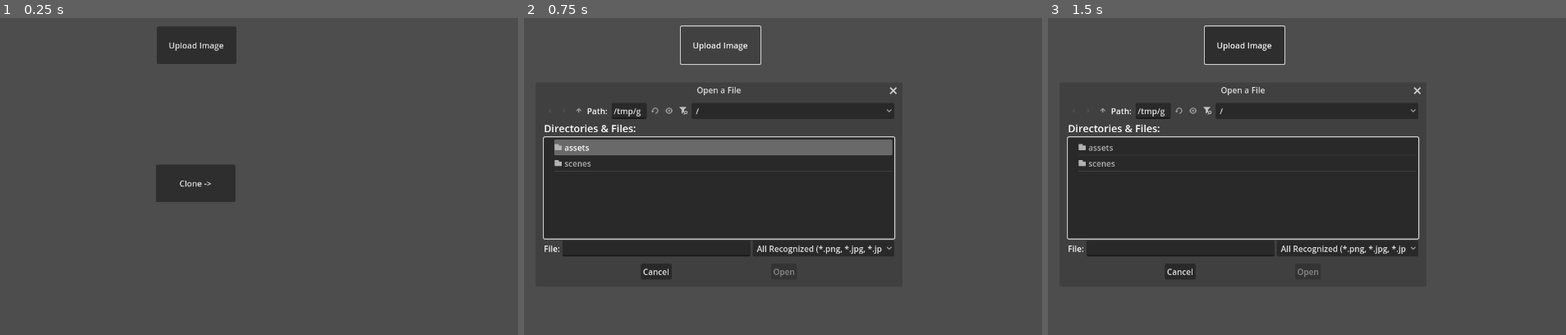
Above: before the commit, frames 1-3 (left to right).
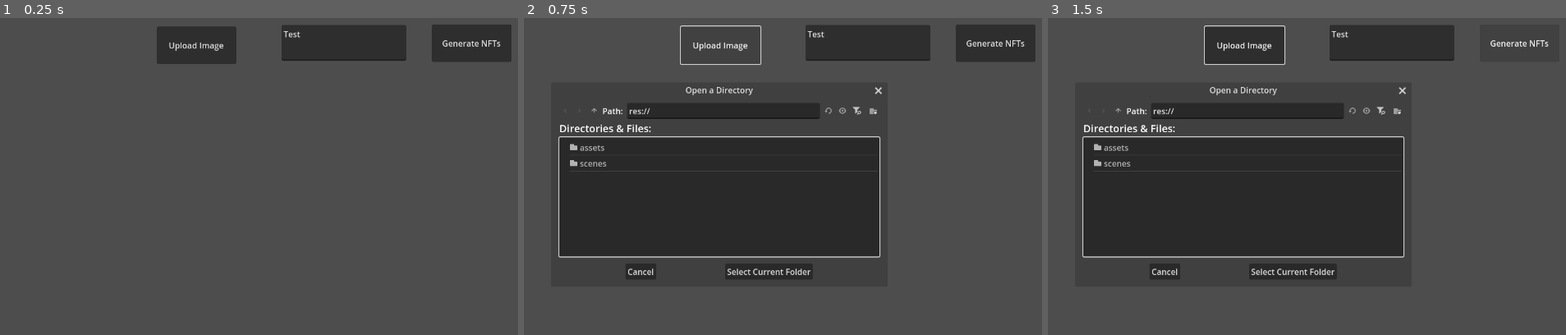
Above: after the commit, the same moments.

Repository: mmaxwellgaming777/NFTGenerationGodotApp
Game: Godot game, scene res://scenes/main.tscn
Same seed, same stepped clock (60 frames per second), same inputs: the game is played once before the commit and once after it.
Inputs:
- Up to frame 1 (0.25 s): no input
- Up to frame 2 (0.75 s): click "Upload Image" at 0.5 s
- Up to frame 3 (1.5 s): click "Clone ->" (after the commit: "Generate NFTs") at 1.25 s

The runs differ from the first frame. In frame 1, 6.2% of the frame differs, in the area x 30-99%, y 2-59%; in frame 2, 11%, in the area x 3-99%, y 2-82%; in frame 3, 6.4%.

Commit message:
Added a generate button that transfers the texturerects texture to a png and saves it on chosen file system directory. Having issue with choosing a file now with the native file dialog.

Diff:
--- a/scenes/main.tscn
+++ b/scenes/main.tscn
@@ -26,12 +26,23 @@
 offset_bottom = 112.0
 text = "Upload Image"
 
+[node name="NFTCollectionName" type="TextEdit" parent="."]
+offset_left = 808.0
+offset_top = 36.0
+offset_right = 1051.0
+offset_bottom = 106.0
+text = "Test"
+placeholder_text = "Enter a name for the collection"
+wrap_mode = 1
+
 [node name="CloneButton" type="Button" parent="."]
-offset_left = 563.0
-offset_top = 308.0
-offset_right = 718.0
-offset_bottom = 381.0
-text = "Clone ->"
+offset_left = 1101.0
+offset_top = 35.0
+offset_right = 1256.0
+offset_bottom = 108.0
+text = "Generate NFTs"
+
+[node name="SaveDialog" type="FileDialog" parent="."]
 
 [node name="ClonedTextureRect" type="TextureRect" parent="."]
 offset_left = 805.0
--- a/scenes/uploadImage.gd
+++ b/scenes/uploadImage.gd
@@ -1,20 +1,33 @@
 extends Node2D
 
-@onready var file_dialog = $FileDialog
+@onready var upload_file_dialog = $FileDialog
 @onready var og_texture_rect = $OgTextureRect
 @onready var cloned_texture_rect = $ClonedTextureRect
 @onready var color_change_module = $ColorChangeModule
 @onready var nft_container = $NFTContainer
+@onready var nft_collection_name = $NFTCollectionName
+@onready var save_dialog = $SaveDialog
 
 var NFTLayer = 0
 var NFTCount = 1
 
 func _ready():
-	file_dialog.access = FileDialog.ACCESS_FILESYSTEM
-	file_dialog.file_mode = FileDialog.FILE_MODE_OPEN_FILE
-	file_dialog.filters = ["*.png ; PNG Images", "*.jpg ; JPEG Images", "*.jpeg ; JPEG Images"]
-	file_dialog.current_dir = OS.get_system_dir(OS.SYSTEM_DIR_DOCUMENTS)
-	file_dialog.connect("file_selected", _on_file_selected)
+	upload_file_dialog.file_mode = FileDialog.ACCESS_FILESYSTEM
+	upload_file_dialog.access = FileDialog.FILE_MODE_OPEN_FILE
+	upload_file_dialog.use_native_dialog = true
+	upload_file_dialog.current_dir = OS.get_system_dir(OS.SYSTEM_DIR_DOCUMENTS)
+	#upload_file_dialog.filters = ["*.png ; PNG Images", "*.jpg ; JPEG Images", "*.jpeg ; JPEG Images"]
+	upload_file_dialog.filters = ["*.png ; PNG Images"]
+	upload_file_dialog.connect("file_selected", _on_file_selected)
+
+	save_dialog.access = FileDialog.FILE_MODE_OPEN_DIR
+	save_dialog.file_mode = FileDialog.ACCESS_FILESYSTEM
+	save_dialog.use_native_dialog = true
+	save_dialog.current_dir = OS.get_system_dir(OS.SYSTEM_DIR_DOCUMENTS)
+	save_dialog.title = "Choose a folder to save files into"
+	#save_dialog.filters = ["*.* ; Any File"]
+	#save_dialog.current_dir = OS.get_system_dir(OS.SYSTEM_DIR_DOCUMENTS)
+	save_dialog.connect("file_selected", _on_save_path_chosen)
 
 
 func _on_file_selected(path):
@@ -32,9 +45,9 @@
 
 
 func _on_upload_button_pressed() -> void:
-	file_dialog.popup_centered()
+	upload_file_dialog.popup_centered()
 
-func _on_clone_button_pressed() -> void:
+func _on_save_path_chosen(path: String) -> void:
 	var image = Image.new()
 	var error = image.load("user://NFTLayer%d.png" % NFTLayer)
 	var textureRect = TextureRect.new()
@@ -50,8 +63,25 @@
 	color_change_module.changeColor(textureRect, NFTLayer)
 	textureRect.texture = shrink_texture(textureRect.texture, 0.5)
 
+	if textureRect.texture is Texture2D:
+		var imageToSave: Image = textureRect.texture.get_image()
+		if image:
+			var error1 = imageToSave.save_png(path + nft_collection_name.text + ".png")
+			if error == OK:
+				print("Image saved to: ", path)
+			else:
+				push_error("Failed to save image. Error code: %d" % error)
+		else:
+			push_error("Couldn't get image from texture.")
+	else:
+		push_error("Texture is not a Texture2D.")
+
 func shrink_texture(texture: Texture2D, scale: float) -> Texture2D:
 	var img := texture.get_image()
 	var new_size := img.get_size() * scale
 	img.resize(new_size.x, new_size.y, Image.INTERPOLATE_LANCZOS)
 	return ImageTexture.create_from_image(img)
+
+
+func _on_clone_button_pressed() -> void:
+	save_dialog.popup_centered()
Not shown, changed: export_presets.cfg
